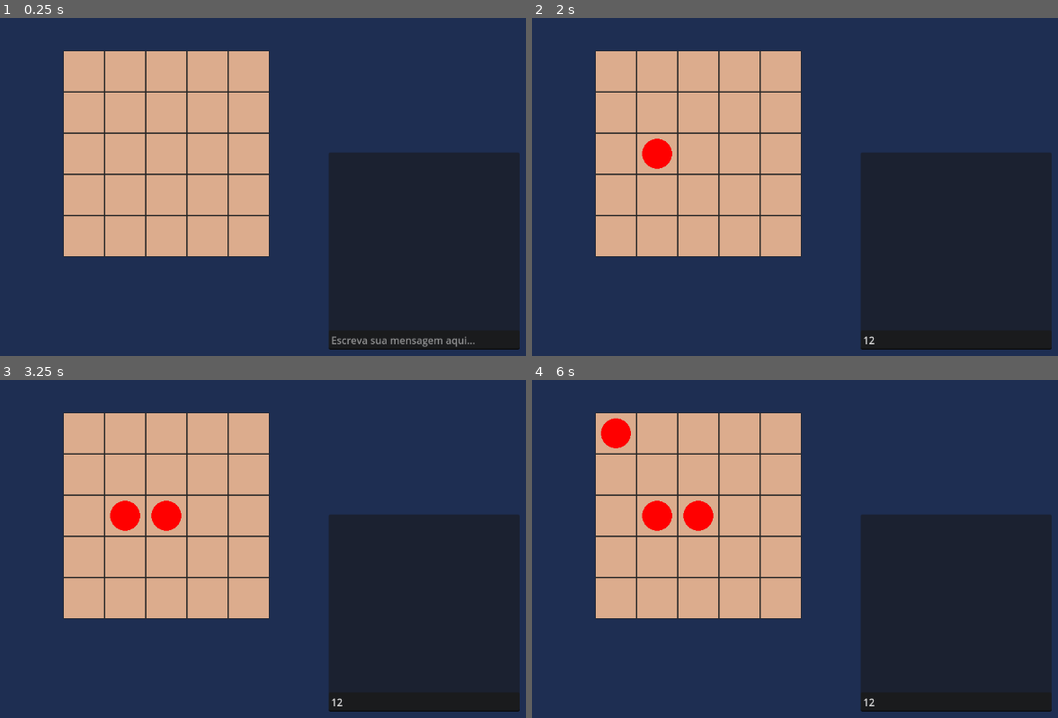
Above: before the commit, frames 1-4 (two rows, left to right).
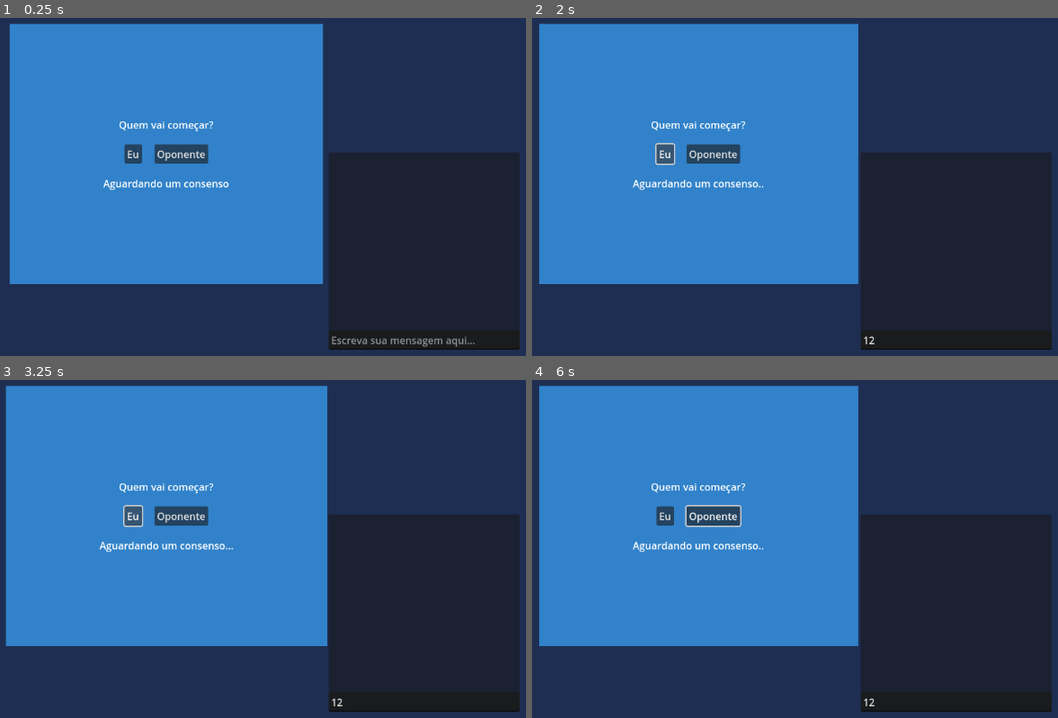
Above: after the commit, the same moments.

Repository: Rudigus/seega
Game: Godot game, scene res://cenas/partida.tscn
The game is run twice, just before and just after one commit, with the same random seed, the same clock (stepped at 60 frames per second) and the same inputs. This scene is started directly instead of the project's main scene.
Inputs (mouse positions are in pixels of both pictures, inside the frame that each line leads up to):
- Up to frame 1 (0.25 s): no input
- Up to frame 2 (2 s): click (958, 339) at 0.52 s; type "12" at 0.6 s; click (663, 153) at 1.25 s, where only the run after the commit has a clickable "Eu"
- Up to frame 3 (3.25 s): click (178, 515) at 2 s, where only the run after the commit has a clickable "Oponente"; click (131, 515) at 2.75 s, where only the run after the commit has a clickable "Eu"
- Up to frame 4 (6 s): click (710, 515) at 3.5 s, where only the run after the commit has a clickable "Oponente"; click (663, 515) at 4.25 s, where only the run after the commit has a clickable "Eu"; click (710, 515) at 5 s, where only the run after the commit has a clickable "Oponente"; tap Enter (ui_text_submit) at 5.75 s; move the mouse to (616, 434) at 5.77 s; hold Enter (ui_text_submit) from 5.78 s (still down); click (616, 434) at 5.92 s

The runs differ from the first frame. In frame 1, 46% of the frame differs, in the area x 1-62%, y 1-79%; in frame 2, 47%; in frame 3, 47%, in the area x 1-63%, y 1-79%; in frame 4, 47%.
Error after the commit: Cannot call method 'put_u8' on a null value. (res://scripts/gerenciador_conexao.gd:24)

Commit message:
Implementa o sistema de decisão de quem começa

Diff:
--- a/cenas/chat.tscn
+++ b/cenas/chat.tscn
@@ -20,6 +20,8 @@
 
 [node name="MarginContainer" type="MarginContainer" parent="VBoxContainer/ScrollContainer"]
 layout_mode = 2
+size_flags_horizontal = 3
+size_flags_vertical = 3
 theme_override_constants/margin_left = 15
 theme_override_constants/margin_top = 10
 theme_override_constants/margin_right = 15
--- a/cenas/partida.tscn
+++ b/cenas/partida.tscn
@@ -1,8 +1,47 @@
-[gd_scene load_steps=4 format=3 uid="uid://dut0fdeuy6spy"]
+[gd_scene load_steps=8 format=3 uid="uid://dut0fdeuy6spy"]
 
 [ext_resource type="Script" uid="uid://ipyd7m0eqsqj" path="res://scripts/partida.gd" id="1_7yn5o"]
 [ext_resource type="PackedScene" uid="uid://dvj81p8pvywsw" path="res://cenas/tabuleiro.tscn" id="1_e0i4r"]
 [ext_resource type="PackedScene" uid="uid://8ecqgt6n7bvu" path="res://cenas/chat.tscn" id="3_s8iwo"]
+[ext_resource type="StyleBox" uid="uid://yxhrwsovhxib" path="res://resources/background_menu.tres" id="4_s6ucg"]
+
+[sub_resource type="Animation" id="Animation_s6ucg"]
+resource_name = "label_carregando"
+length = 4.0
+loop_mode = 1
+tracks/0/type = "value"
+tracks/0/imported = false
+tracks/0/enabled = true
+tracks/0/path = NodePath("HUD/PainelQuemComeca/MarginContainer/VBoxContainer/RotuloConsenso:text")
+tracks/0/interp = 1
+tracks/0/loop_wrap = true
+tracks/0/keys = {
+"times": PackedFloat32Array(0, 1, 2, 3),
+"transitions": PackedFloat32Array(1, 1, 1, 1),
+"update": 1,
+"values": ["Aguardando um consenso", "Aguardando um consenso.", "Aguardando um consenso..", "Aguardando um consenso..."]
+}
+
+[sub_resource type="Animation" id="Animation_i8xwi"]
+length = 0.001
+tracks/0/type = "value"
+tracks/0/imported = false
+tracks/0/enabled = true
+tracks/0/path = NodePath("HUD/PainelQuemComeca/MarginContainer/VBoxContainer/RotuloConsenso:text")
+tracks/0/interp = 1
+tracks/0/loop_wrap = true
+tracks/0/keys = {
+"times": PackedFloat32Array(0),
+"transitions": PackedFloat32Array(1),
+"update": 1,
+"values": ["Aguardando um consenso"]
+}
+
+[sub_resource type="AnimationLibrary" id="AnimationLibrary_i8xwi"]
+_data = {
+&"RESET": SubResource("Animation_i8xwi"),
+&"label_carregando": SubResource("Animation_s6ucg")
+}
 
 [node name="Partida" type="Node2D"]
 script = ExtResource("1_7yn5o")
@@ -21,3 +60,59 @@
 offset_bottom = -10.0
 grow_horizontal = 0
 grow_vertical = 0
+
+[node name="PainelQuemComeca" type="PanelContainer" parent="HUD"]
+anchors_preset = 8
+anchor_left = 0.5
+anchor_top = 0.5
+anchor_right = 0.5
+anchor_bottom = 0.5
+offset_left = -10.0
+offset_top = -31.0
+offset_right = 10.0
+offset_bottom = 31.0
+grow_horizontal = 2
+grow_vertical = 2
+theme_override_styles/panel = ExtResource("4_s6ucg")
+
+[node name="MarginContainer" type="MarginContainer" parent="HUD/PainelQuemComeca"]
+layout_mode = 2
+theme_override_constants/margin_left = 150
+theme_override_constants/margin_top = 150
+theme_override_constants/margin_right = 150
+theme_override_constants/margin_bottom = 150
+
+[node name="VBoxContainer" type="VBoxContainer" parent="HUD/PainelQuemComeca/MarginContainer"]
+layout_mode = 2
+theme_override_constants/separation = 20
+
+[node name="Label" type="Label" parent="HUD/PainelQuemComeca/MarginContainer/VBoxContainer"]
+layout_mode = 2
+text = "Quem vai começar?"
+horizontal_alignment = 1
+
+[node name="HBoxContainer" type="HBoxContainer" parent="HUD/PainelQuemComeca/MarginContainer/VBoxContainer"]
+layout_mode = 2
+size_flags_horizontal = 4
+theme_override_constants/separation = 20
+
+[node name="BotaoEu" type="Button" parent="HUD/PainelQuemComeca/MarginContainer/VBoxContainer/HBoxContainer"]
+layout_mode = 2
+text = "Eu"
+
+[node name="BotaoOponente" type="Button" parent="HUD/PainelQuemComeca/MarginContainer/VBoxContainer/HBoxContainer"]
+layout_mode = 2
+text = "Oponente"
+
+[node name="RotuloConsenso" type="Label" parent="HUD/PainelQuemComeca/MarginContainer/VBoxContainer"]
+layout_mode = 2
+text = "Aguardando um consenso"
+
+[node name="AnimationPlayer" type="AnimationPlayer" parent="."]
+libraries = {
+&"": SubResource("AnimationLibrary_i8xwi")
+}
+autoplay = "label_carregando"
+
+[connection signal="pressed" from="HUD/PainelQuemComeca/MarginContainer/VBoxContainer/HBoxContainer/BotaoEu" to="." method="_on_botao_eu_pressed"]
+[connection signal="pressed" from="HUD/PainelQuemComeca/MarginContainer/VBoxContainer/HBoxContainer/BotaoOponente" to="." method="_on_botao_oponente_pressed"]
--- a/scripts/chat.gd
+++ b/scripts/chat.gd
@@ -1,15 +1,14 @@
+class_name Chat
 extends PanelContainer
 
 @onready var mensagens: VBoxContainer = $VBoxContainer/ScrollContainer/MarginContainer/Mensagens
 @onready var campo_chat: LineEdit = $VBoxContainer/PanelContainer/CampoChat
 @onready var scroll_container: ScrollContainer = $VBoxContainer/ScrollContainer
 
-func _ready():
-	GerenciadorConexao.mensagem_recebida.connect(adicionar_mensagem_oponente)
-
 func _on_campo_chat_gui_input(event: InputEvent) -> void:
 	if event.is_action_pressed("ui_text_submit") and campo_chat.text != "":
 		var nova_mensagem = Label.new()
+		nova_mensagem.autowrap_mode = TextServer.AUTOWRAP_WORD
 		nova_mensagem.text = "Você: %s" % campo_chat.text
 		mensagens.add_child(nova_mensagem)
 
@@ -26,5 +25,6 @@
 
 func adicionar_mensagem_oponente(_tipo, mensagem):
 	var nova_mensagem = Label.new()
+	nova_mensagem.autowrap_mode = TextServer.AUTOWRAP_WORD
 	nova_mensagem.text = "Oponente: %s" % mensagem
 	mensagens.add_child(nova_mensagem)
--- a/scripts/gerenciador_conexao.gd
+++ b/scripts/gerenciador_conexao.gd
@@ -1,9 +1,9 @@
 extends Node
 
-signal mensagem_recebida(tipo: TipoMensagem, mensagem: String)
+signal mensagem_recebida(tipo: TipoMensagem, mensagem)
 
 enum TipoMensagem {
-	QUEM_INICIA,
+	QUEM_COMECA, # Jogador local: 0, Oponente: 1
 	COLOCA_PECA,
 	MOVE_PECA,
 	CHAT
@@ -20,12 +20,22 @@
 	timer.timeout.connect(receber_mensagens)
 	timer.start()
 
-func enviar_mensagem(tipo: TipoMensagem, mensagem: String):
+func enviar_mensagem(tipo: TipoMensagem, mensagem):
 	socket.put_u8(tipo)
-	socket.put_string(mensagem)
+	match tipo:
+		TipoMensagem.QUEM_COMECA:
+			socket.put_u8(mensagem)
+		TipoMensagem.CHAT:
+			socket.put_string(mensagem)
+
 
 func receber_mensagens():
 	if socket.get_available_bytes() > 0:
 		var tipo = socket.get_u8()
-		var mensagem = socket.get_string()
+		var mensagem
+		match tipo:
+			TipoMensagem.QUEM_COMECA:
+				mensagem = socket.get_u8()
+			TipoMensagem.CHAT:
+				mensagem = socket.get_string()
 		mensagem_recebida.emit(tipo, mensagem)
--- a/scripts/partida.gd
+++ b/scripts/partida.gd
@@ -1,11 +1,39 @@
 extends Node2D
 
 @onready var tabuleiro: Tabuleiro = $Tabuleiro
+@onready var chat: Chat = $HUD/Chat
+@onready var painel_quem_comeca: PanelContainer = $HUD/PainelQuemComeca
+@onready var animation_player: AnimationPlayer = $AnimationPlayer
+
+var jogador_escolhido = null
 
 func _ready() -> void:
 	tabuleiro.position = get_viewport_rect().size / 2 - tabuleiro.tamanho / 2
 	tabuleiro.casa_selecionada.connect(tratar_casa_selecionada)
+	GerenciadorConexao.mensagem_recebida.connect(tratar_mensagens_recebidas)
 
 func tratar_casa_selecionada(posicao_casa):
 	if not tabuleiro.existe_peca_em(posicao_casa):
 		tabuleiro.adicionar_peca(posicao_casa, true)
+
+func _on_botao_eu_pressed() -> void:
+	jogador_escolhido = 0
+	GerenciadorConexao.enviar_mensagem(GerenciadorConexao.TipoMensagem.QUEM_COMECA, 1)
+
+func _on_botao_oponente_pressed() -> void:
+	jogador_escolhido = 1
+	GerenciadorConexao.enviar_mensagem(GerenciadorConexao.TipoMensagem.QUEM_COMECA, 0)
+
+func tratar_mensagens_recebidas(tipo: GerenciadorConexao.TipoMensagem, mensagem):
+	match tipo:
+		GerenciadorConexao.TipoMensagem.QUEM_COMECA:
+			if jogador_escolhido == mensagem:
+				GerenciadorConexao.enviar_mensagem(GerenciadorConexao.TipoMensagem.QUEM_COMECA,
+				1 - jogador_escolhido)
+				comecar_jogo()
+		GerenciadorConexao.TipoMensagem.CHAT:
+			chat.adicionar_mensagem_oponente(tipo, mensagem)
+
+func comecar_jogo():
+	animation_player.stop()
+	painel_quem_comeca.hide()
